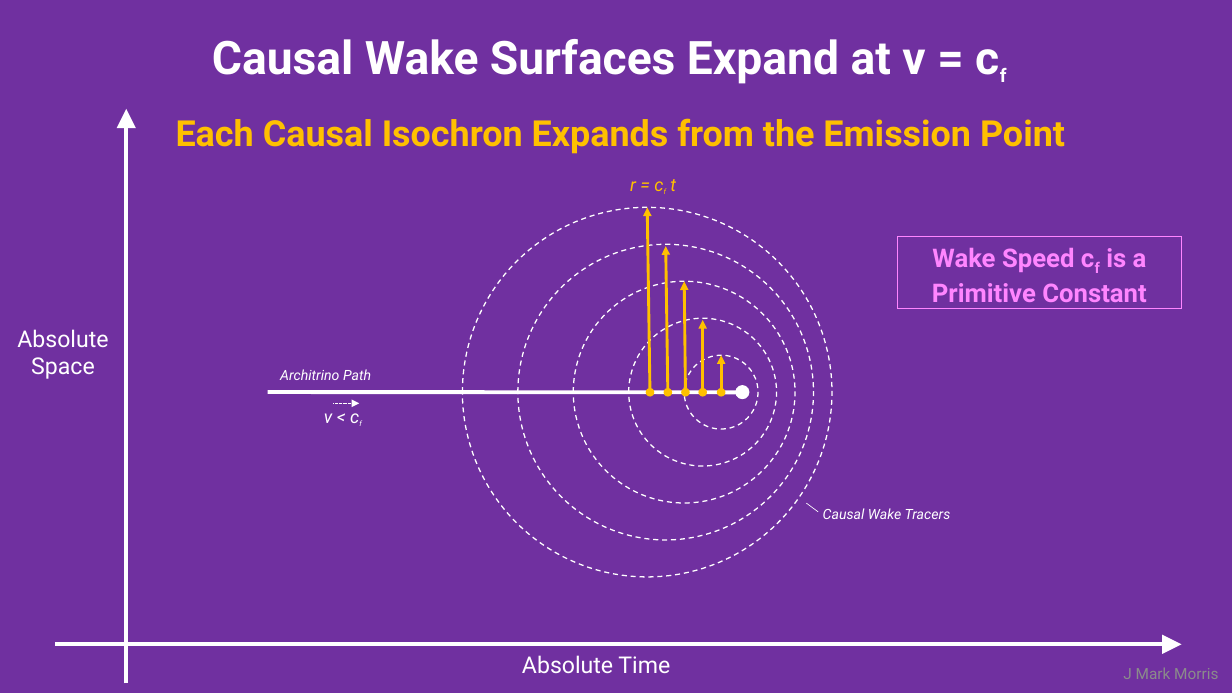
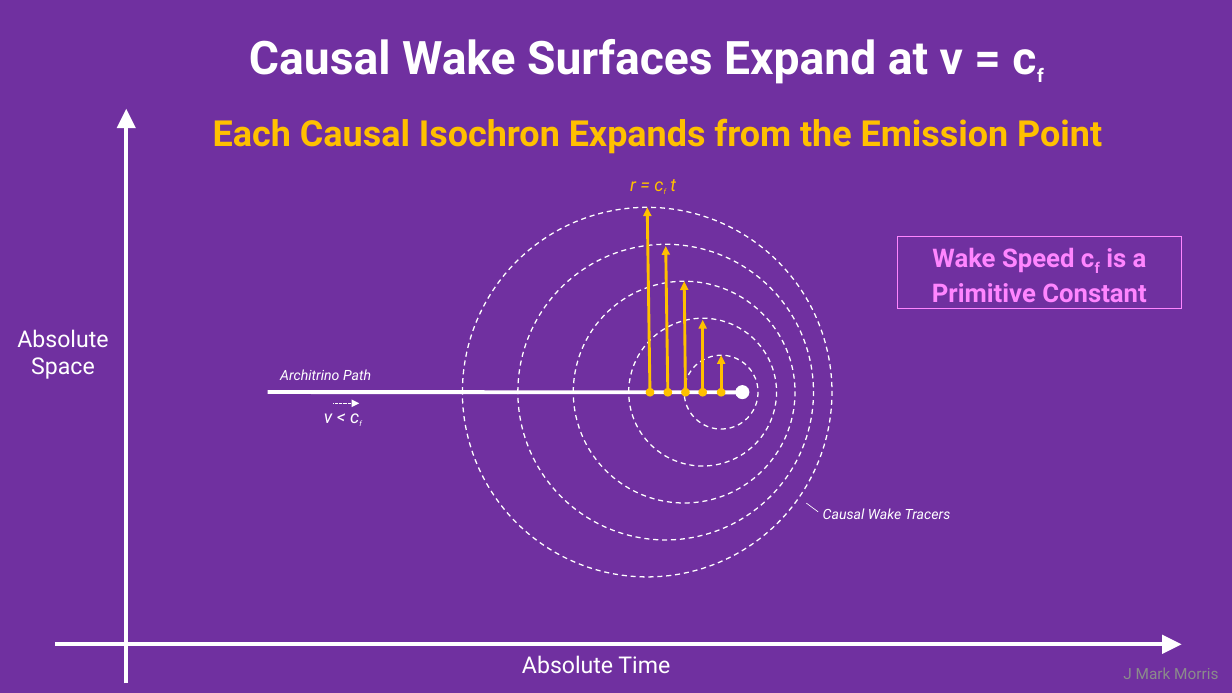
Before and after one commit to jmarkmorris/architrino, a slide deck: slide 4 of reference/archie/presentations/NPQG Fundamentals - Paths.pptx. Drawn at 1232x693 pixels with LibreOffice and Linux fonts; fonts in the diff are those of the drawing. Boxes give left, top, right and bottom in pixels: in the first picture for what was removed or moved away, otherwise in the second. Text is boxed around its words. In the diff, an @@ line names an element or a change of style, - is before the commit and + after.

```diff
--- a/reference/archie/presentations/NPQG Fundamentals - Paths.pptx
+++ b/reference/archie/presentations/NPQG Fundamentals - Paths.pptx
@@ text "Causal Wake Surfaces Expand at ...": place and size @@
-text "Causal Wake Surfaces Expand at ..." at [212, 39, 925, 84]
+text "Causal Wake Surfaces Expand at ..." at [249, 39, 963, 84]
@@ text "Each Causal Isochron Expands from ...": place and size @@
-text "Each Causal Isochron Expands from ..." at [176, 118, 1065, 154]
+text "Each Causal Isochron Expands from ..." at [213, 118, 1102, 154]
```
